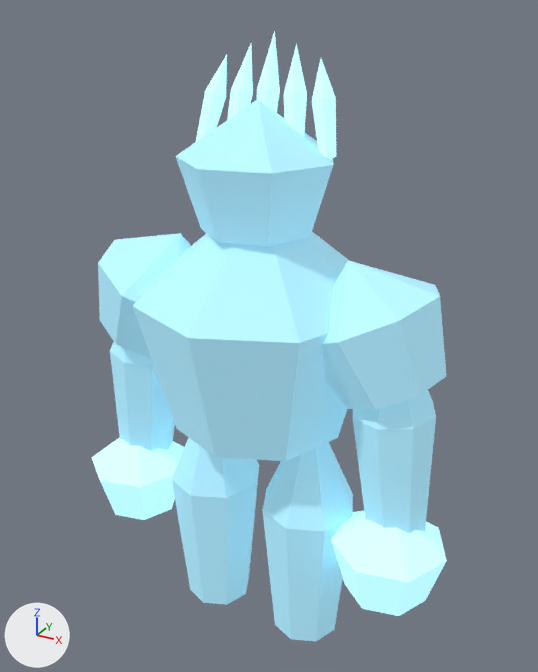
Two versions of the Blender file assets/models/source/deep-fracture-creature-StoneGuardian-frost.blend, one commit apart.
Camera for both pictures: a 50 mm lens placed at (2.8, -4.93, 5.19), pointed at (0.02, 0.12, 2.66). The axes (+X, +Y, +Z) are drawn at lower left. The lights are the same throughout. The first picture is the older version.

Before the edit, the objects in view are built like this:
```python
ob_crown = bpy.data.objects.new('crown', me_crown)
ob_crown.location = (0.03, -0.02, 4.08)
ob_crown_spire3 = bpy.data.objects.new('crown-spire3', me_crown_spire3)
ob_crown_spire3.location = (0.25, 0.11, 4.53)
ob_fortress_chest = bpy.data.objects.new('fortress-chest', me_fortress_chest)
ob_fortress_chest.location = (0.0, 0.0, 2.89)
ob_gate_leg_left = bpy.data.objects.new('gate-leg-left', me_gate_leg_left)
ob_gate_leg_left.location = (-0.48, 0.0, 0.98)
ob_gate_leg_right = bpy.data.objects.new('gate-leg-right', me_gate_leg_right)
ob_gate_leg_right.location = (0.48, 0.0, 0.98)
ob_pillar_arm_left = bpy.data.objects.new('pillar-arm-left', me_pillar_arm_left)
ob_pillar_arm_left.location = (-1.19, 0.0, 2.13)
ob_pillar_arm_right = bpy.data.objects.new('pillar-arm-right', me_pillar_arm_right)
ob_pillar_arm_right.location = (1.19, 0.0, 2.13)
ob_shoulder_left = bpy.data.objects.new('shoulder-left', me_shoulder_left)
ob_shoulder_left.location = (-1.0, 0.0, 2.92)
ob_shoulder_right = bpy.data.objects.new('shoulder-right', me_shoulder_right)
ob_shoulder_right.location = (1.0, 0.0, 2.92)
# also in view: 'fist-left' at (-1.26, -0.12, 1.09); 'crown-spire2' at (0.01, 0.11, 4.55); 'crown-spire1' at (-0.23, 0.11, 4.53); 'fist-right' at (1.3, -0.12, 1.09); 'crown-spire4' at (0.49, 0.12, 4.52)
```
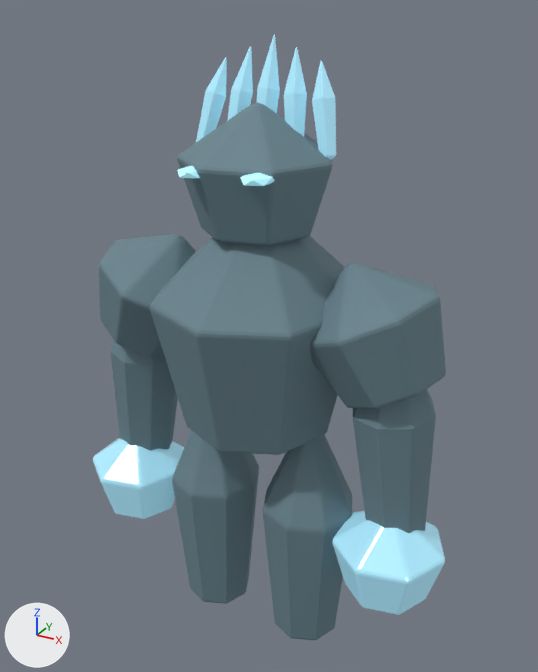
Boxes [x1, y1, x2, y2] around the edits, measured in the pictures (538 x 672 px):
'fortress-chest', recoloured, surface changed, mesh rescaled (9% narrower): before [133, 232, 348, 461]; after [150, 236, 345, 455]
'crown', recoloured, surface changed (cyan to greyish cyan): [177, 102, 332, 245] in both
'shoulder-right', recoloured, surface changed (cyan to greyish cyan): [321, 263, 446, 409] in both
'gate-leg-right', recoloured, surface changed (cyan to greyish cyan): [263, 442, 352, 640] in both
'gate-leg-left', recoloured, surface changed (cyan to greyish cyan): [172, 438, 259, 604] in both
'pillar-arm-right', recoloured, surface changed (cyan to greyish cyan): [353, 390, 436, 533] in both
'fist-right', surface changed: [332, 511, 445, 615] in both
'shoulder-left', recoloured, surface changed (cyan to greyish cyan): [99, 234, 191, 357] in both
'pillar-arm-left', recoloured, surface changed (cyan to greyish cyan): [110, 342, 175, 451] in both
'fist-left', surface changed: [93, 438, 184, 519] in both
'crown-spire4', surface changed: [312, 61, 336, 160] in both
'crown-spire3', surface changed: [284, 47, 307, 136] in both
'crown-spire0', surface changed: [196, 58, 227, 142] in both
'crown-spire2', surface changed: [257, 34, 280, 113] in both
'crown-spire1', surface changed: [228, 46, 253, 119] in both
'inset-eye-1', added: after [240, 173, 274, 186]
'inset-eye--1', added: after [177, 166, 200, 178]

What changed in the scene script:
```text
Change mat_export_source_001:
    mat_export_source_001.base_color: (0.42, 0.82, 1.0) -> (0.152, 0.244, 0.285)  # cyan #adeaff -> greyish cyan #6d8791
    remove mat_export_source_001.emission_color = (0.105, 0.205, 0.25)  # cyan #5b7d89
    remove mat_export_source_001.emission_strength = 1.0
Change mat_export_source_002:
    mat_export_source_002.roughness: 0.7 -> 0.24
    mat_export_source_002.emission_strength: 1.0 -> 0.28
Add mat_inset_elemental_eyes:
    mat_inset_elemental_eyes = principled_material('inset-elemental-eyes')
    mat_inset_elemental_eyes.base_color = (0.5, 0.85, 0.9)  # cyan #bcedf3
    mat_inset_elemental_eyes.emission_color = (0.25, 0.65, 0.8)  # cyan #89d3e7
    mat_inset_elemental_eyes.emission_strength = 0.45
Change me_fortress_chest:
    used by ob_fortress_chest; location = (0.0, 0.0, 2.89)
    remove me_fortress_chest.from_pydata(...)  # 18 vertices, 32 faces; spans x -1.02..1.02, y -1.02..1.02, z -1.03..1.03
    add me_fortress_chest.from_pydata(...)  # 18 vertices, 32 faces; spans x -0.88..0.88, y -0.93..0.93, z -1.03..1.03
    me_fortress_chest part 1: the whole mesh is scaled about its middle by (0.86, 0.91, 1)
Add me_icosphere_001:
    me_icosphere_001.from_pydata(...)  # an icosphere of 20 faces spanning x -0.111..0.111, y -0.134..0.134, z -0.046..0.046
    me_icosphere_001.materials.append(mat_inset_elemental_eyes)  # cyan #bcedf3, glowing cyan #89d3e7
Add ob_inset_eye_1:
    ob_inset_eye_1 = bpy.data.objects.new('inset-eye-1', me_icosphere_001)
    ob_inset_eye_1.location = (0.29, -0.53, 4.13)
Add ob_inset_eye__1:
    ob_inset_eye__1 = bpy.data.objects.new('inset-eye--1', me_icosphere_001.copy())
    ob_inset_eye__1.location = (-0.23, -0.53, 4.13)
```
